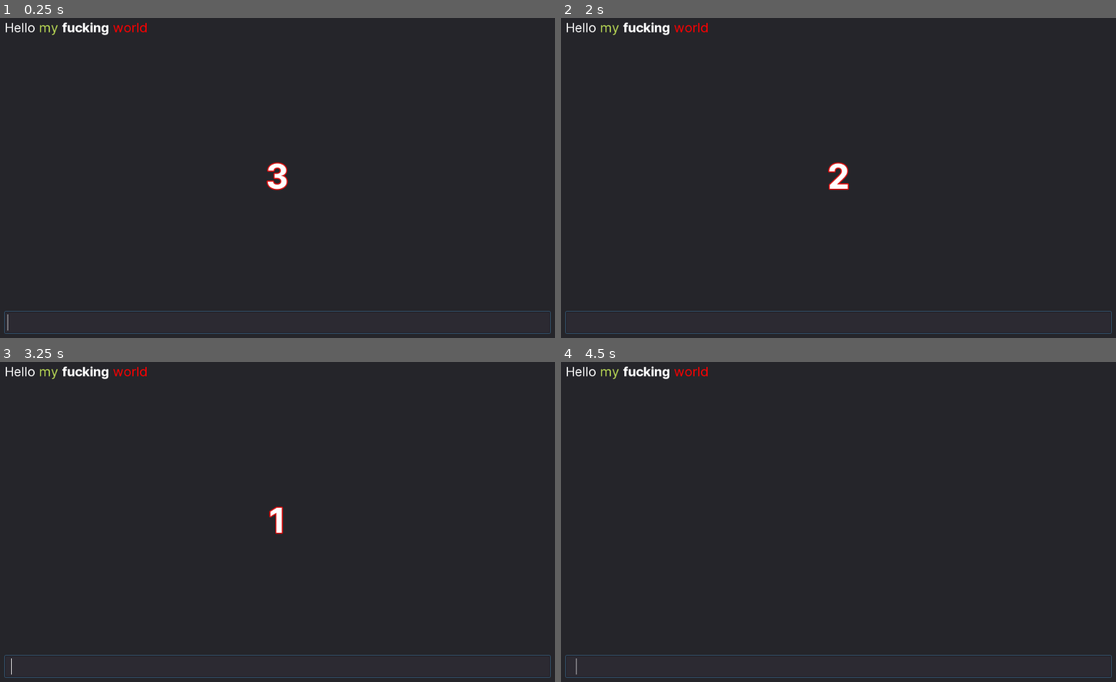
Above: before the commit, frames 1-4 (two rows, left to right).
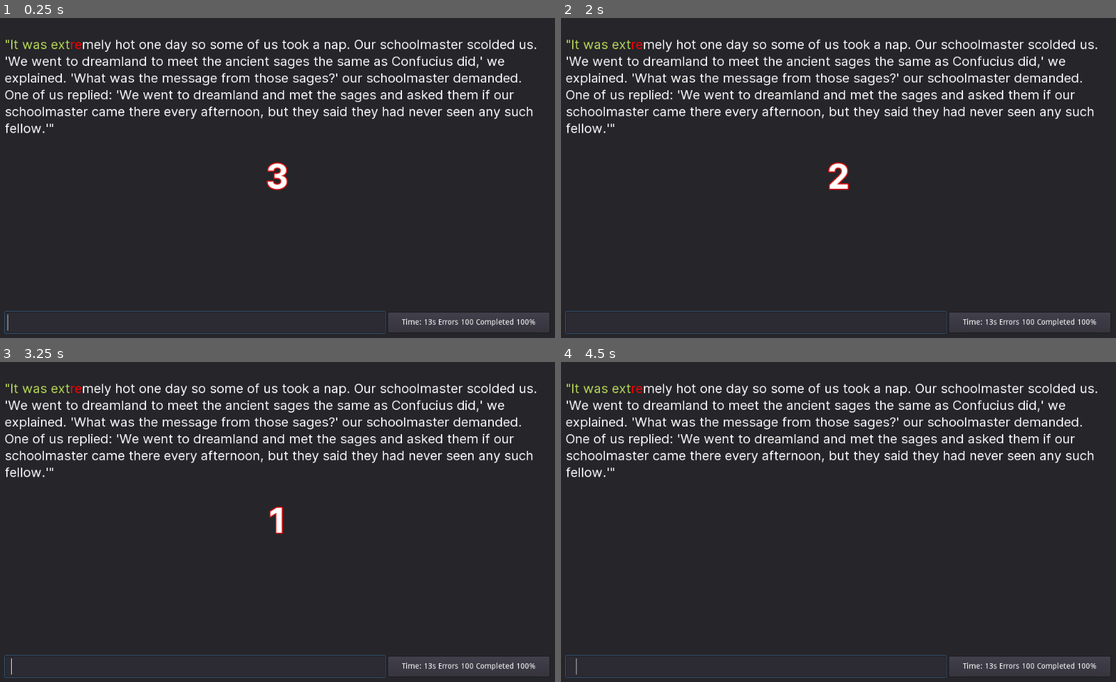
Above: after the commit, the same moments.

Repository: TeddyDD/brackets
Game: Godot game, scene res://Main.tscn
The game is run twice, just before and just after one commit, with the same random seed, the same clock (stepped at 60 frames per second) and the same inputs.
Inputs:
- Up to frame 1 (0.25 s): no input
- Up to frame 2 (2 s): tap Enter at 0.5 s; tap Space at 1.25 s
- Up to frame 3 (3.25 s): tap Enter at 2.75 s
- Up to frame 4 (4.5 s): tap Space at 3.5 s; tap Enter at 4.25 s

The runs differ from the first frame. In frame 1, 6.2% of the frame differs, in the area x 0-100%, y 1-99%; in frame 2, 6.2%; in frame 3, 6.2%; in frame 4, 6.2%.

Commit message:
text class

Diff:
--- a/task4/Main.gd
+++ b/task4/Main.gd
@@ -1,15 +1,22 @@
 extends Control
 
-onready var input := $VBoxContainer/input
+onready var input := $VBoxContainer/HBoxContainer/input
 onready var display := $VBoxContainer/text
 onready var label := $CenterContainer/countdown
 onready var timer := $"CenterContainer/Countdown Timer"
 
+var test = """
+"It was extremely hot one day so some of us took a nap. Our schoolmaster scolded us. 'We went to dreamland to meet the ancient sages the same as Confucius did,' we explained. 'What was the message from those sages?' our schoolmaster demanded. One of us replied: 'We went to dreamland and met the sages and asked them if our schoolmaster came there every afternoon, but they said they had never seen any such fellow.'"
+"""
+var t : Text
+
 func _ready():
 	input.grab_focus()
+	t = Text.new(test)
+	display.bbcode_text = t.bbcode
 
 func _on_input_text_changed(new_text : String):
-	pass # Replace with function body.
+	pass
 
 # Start countdown
 
@@ -18,3 +25,26 @@
 
 func _on_Countdown_Timer_last_timeout():
 	label.visible = false
+
+# Wrapper for string that outputs BBCode
+# YAY BBCode. Like in 2001 on web forums :D
+class Text:
+	# GDScript is dynamically typed but has
+	# optional static type checking (like Python)
+	var text : String
+	var correct := 12
+	var incorrect := 2
+	var bbcode : String setget ,get_bbcode
+	var size : int setget ,get_size
+
+	func _init(text : String):
+		self.text = text
+
+	func get_size() -> int:
+		return text.length()
+
+	func get_bbcode() -> String:
+		return "[color=#bada55]%s[/color][color=red]%s[/color]%s" \
+		% [text.substr(0, correct),
+		   text.substr(correct, incorrect),
+		   text.substr(correct + incorrect, self.size)]
--- a/task4/Main.tscn
+++ b/task4/Main.tscn
@@ -42,13 +42,37 @@
 bbcode_text = "Hello [color=#bada55]my[/color] [b]fucking[/b] [color=red]world[/color]"
 text = "Hello my fucking world"
 
-[node name="input" type="LineEdit" parent="VBoxContainer"]
+[node name="HBoxContainer" type="HBoxContainer" parent="VBoxContainer"]
 margin_top = 540.0
 margin_right = 1004.0
 margin_bottom = 580.0
+
+[node name="input" type="LineEdit" parent="VBoxContainer/HBoxContainer"]
+margin_right = 700.0
+margin_bottom = 40.0
+size_flags_horizontal = 3
 custom_fonts/font = ExtResource( 3 )
 context_menu_enabled = false
 caret_blink = true
+
+[node name="Panel" type="PanelContainer" parent="VBoxContainer/HBoxContainer"]
+margin_left = 704.0
+margin_right = 1004.0
+margin_bottom = 40.0
+rect_min_size = Vector2( 300, 0 )
+
+[node name="CenterContainer" type="CenterContainer" parent="VBoxContainer/HBoxContainer/Panel"]
+margin_left = 7.0
+margin_top = 7.0
+margin_right = 293.0
+margin_bottom = 33.0
+
+[node name="stats" type="Label" parent="VBoxContainer/HBoxContainer/Panel/CenterContainer"]
+margin_left = 20.0
+margin_top = 6.0
+margin_right = 266.0
+margin_bottom = 20.0
+text = "Time: 13s Errors 100 Completed 100%"
 
 [node name="CenterContainer" type="CenterContainer" parent="."]
 anchor_right = 1.0
@@ -64,6 +88,6 @@
 margin_bottom = 339.0
 custom_fonts/font = SubResource( 1 )
 text = "3"
-[connection signal="text_changed" from="VBoxContainer/input" to="." method="_on_input_text_changed"]
+[connection signal="text_changed" from="VBoxContainer/HBoxContainer/input" to="." method="_on_input_text_changed"]
 [connection signal="last_timeout" from="CenterContainer/Countdown Timer" to="." method="_on_Countdown_Timer_last_timeout"]
 [connection signal="timeout" from="CenterContainer/Countdown Timer" to="." method="_on_Countdown_Timer_timeout"]
